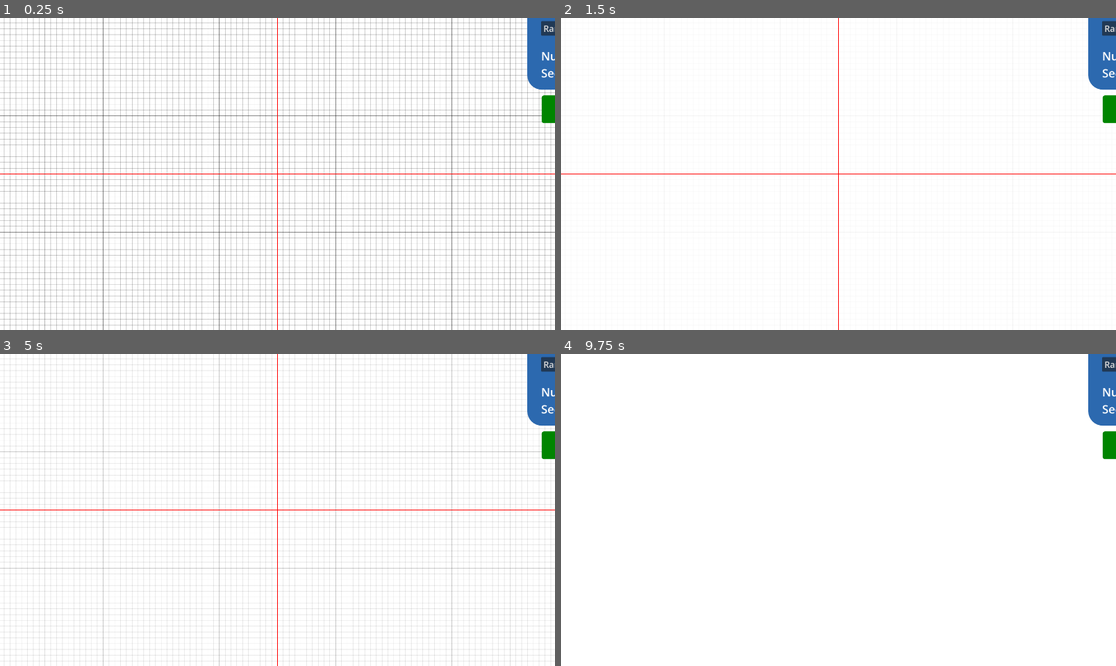
Above: before the commit, frames 1-4 (two rows, left to right).
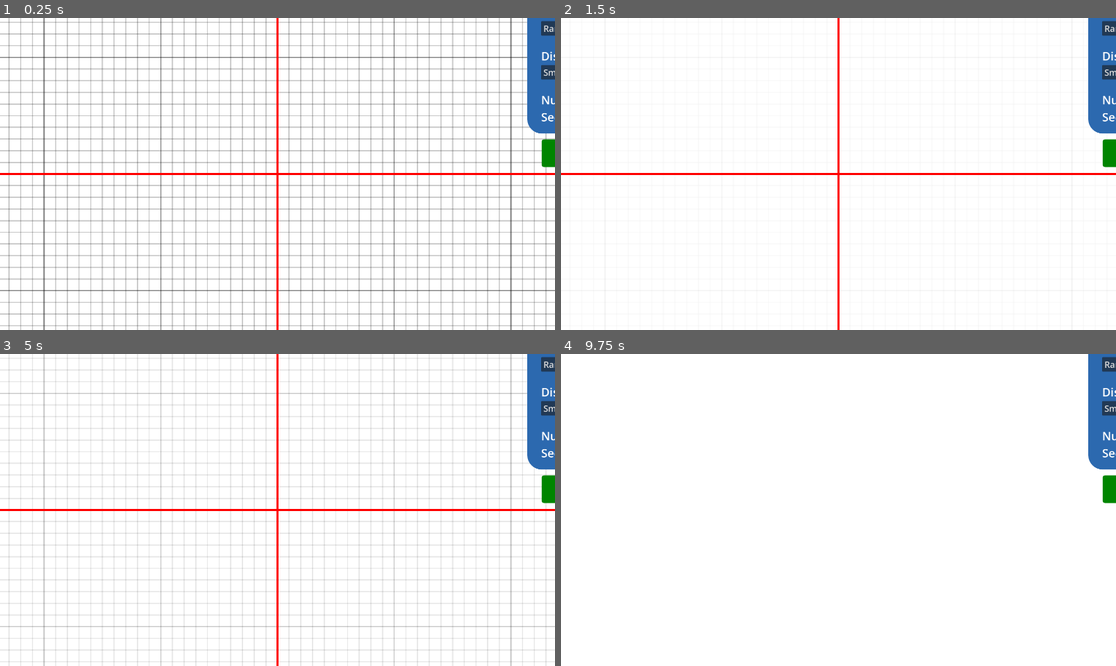
Above: after the commit, the same moments.

Repository: DawoodBhatti/procedural-landscapes
Game: Godot game, scene res://scenes/main.tscn
The game is run twice, just before and just after one commit, with the same random seed, the same clock (stepped at 60 frames per second) and the same inputs.
Inputs (mouse positions are in pixels of both pictures, inside the frame that each line leads up to):
- Up to frame 1 (0.25 s): no input
- Up to frame 2 (1.5 s): tap Enter at 0.5 s; move the mouse to (960, 158) at 0.52 s; hold G (toggle_grid) 0.53-1.25 s; click (960, 158) at 0.67 s; tap Space at 1.25 s; drag from (727, 189) to (810, 236) at 1.27 s
- Up to frame 3 (5 s): tap Enter at 2, 3.5 s; move the mouse to (333, 441) at 2.02 s; hold G (toggle_grid) 2.03-2.75 s; click (333, 441) at 2.17 s; tap Space at 2.75, 4.25 s; drag from (249, 572) to (111, 463) at 2.77 s; move the mouse to (444, 556) at 3.52 s; hold G (toggle_grid) 3.53-4.25 s; click (444, 556) at 3.67 s; drag from (111, 463) to (194, 432) at 4.27 s
- Up to frame 4 (9.75 s): move the mouse to (866, 510) at 5.02 s; hold G (toggle_grid) 5.03-5.75 s; click (866, 510) at 5.17 s; drag from (755, 432) to (727, 525) at 5.77 s; move the mouse to (960, 494) at 6.52 s; hold G (toggle_grid) 6.53-7.25 s; click (960, 494) at 6.67 s; drag from (727, 525) to (810, 572) at 7.27 s; move the mouse to (894, 441) at 8.02 s; hold G (toggle_grid) 8.03-8.75 s; click (894, 441) at 8.17 s; drag from (810, 572) to (672, 463) at 8.77 s; move the mouse to (1005, 556) at 9.52 s; hold G (toggle_grid) from 9.53 s (still down); click (1005, 556) at 9.67 s

The runs differ from the first frame. In frame 1, 26% of the frame differs, in the area x 0-100%, y 0-100%; in frame 2, 1.8%; in frame 3, 4.7%; in frame 4, 1.1%.

Commit message:
zoom display sizing

Diff:
--- a/2d-procedural-gen-pipeline/loading_wheel.gd
+++ b/2d-procedural-gen-pipeline/loading_wheel.gd
@@ -6,10 +6,11 @@
 var spinning := false
 var trail := []
 var stagger : int = 100
+var scale_factor = 1.0
 
 var hue := 0.0
-const MAX_TRAIL_LENGTH := 10
-const HUE_SPEED := 0.0001  # slow fade
+const MAX_TRAIL_LENGTH := 105
+const HUE_SPEED := 0.001  # slow fade
 
 #set load icon to middle of viewport
 func _ready():
@@ -28,7 +29,7 @@
 			hue -= 1.0
 
 		var rad = deg_to_rad(angle)
-		var pos = Vector2(cos(rad), sin(rad)) * radius
+		var pos = Vector2(cos(rad), sin(rad)) * radius * scale_factor/2
 		var color = Color.from_hsv(hue, 1.0, 1.0)
 
 		trail.insert(0, { "pos": pos, "color": color })
@@ -42,7 +43,7 @@
 	for i in range(trail.size()):
 		var alpha = 1.0 - float(i) / MAX_TRAIL_LENGTH
 		var c = trail[i]["color"]
-		draw_circle(trail[i]["pos"], 10, Color(c.r, c.g, c.b, alpha))
+		draw_circle(trail[i]["pos"], 15*scale_factor/2, Color(c.r, c.g, c.b, alpha))
 
 
 func start():
--- /dev/null
+++ b/2d-procedural-gen-pipeline/scenes/dist_areas.gd
@@ -0,0 +1,22 @@
+extends OptionButton
+
+#here we emit signals when different dist options are selected
+#and we also override the default text size for dropdown items
+
+@onready var signals = get_tree().root.get_node("main/SignalManager")
+
+
+func _ready():
+	var popup = get_popup()
+	popup.theme = preload("res://themes/dropdown_theme.tres")  # Use your actual theme path
+
+	# Emit the signal manually for the currently selected item
+	var initial_index = get_selected()
+	_on_item_selected(initial_index)
+
+
+
+func _on_item_selected(index: int) -> void:
+	#print("Item selected:", %DistOptions.get_item_text(index))
+	var selected_item : String = %DistAreas.get_item_text(index)
+	signals.emit_logged("dist_area_selected", selected_item)
--- a/2d-procedural-gen-pipeline/scenes/visual editor.tscn
+++ b/2d-procedural-gen-pipeline/scenes/visual editor.tscn
@@ -1,9 +1,10 @@
-[gd_scene load_steps=9 format=3 uid="uid://ddt3y2gcsslnd"]
+[gd_scene load_steps=10 format=3 uid="uid://ddt3y2gcsslnd"]
 
 [ext_resource type="Script" uid="uid://bghuptbgk8wbb" path="res://scripts/dist_options.gd" id="1_3nhhm"]
 [ext_resource type="Script" uid="uid://ckgw2v8xenr0c" path="res://scripts/generation_options.gd" id="1_5hor1"]
 [ext_resource type="Script" uid="uid://br5ituxfuefnp" path="res://scripts/position_manager.gd" id="1_83eeh"]
 [ext_resource type="Script" uid="uid://26dphkgxkor" path="res://scripts/state_manager.gd" id="3_mpv8h"]
+[ext_resource type="Script" uid="uid://drcam5og3o7gv" path="res://scenes/dist_areas.gd" id="4_83eeh"]
 [ext_resource type="Script" uid="uid://rejciowe8h0t" path="res://scripts/generate_button.gd" id="4_q4a4c"]
 
 [sub_resource type="StyleBoxFlat" id="StyleBoxFlat_fgmrb"]
@@ -76,6 +77,51 @@
 
 [node name="SeedingSegment" type="CanvasLayer" parent="GenerationPanel"]
 unique_name_in_owner = true
+
+[node name="DistributionArea" type="Panel" parent="GenerationPanel/SeedingSegment"]
+anchors_preset = 8
+anchor_left = 0.5
+anchor_top = 0.5
+anchor_right = 0.5
+anchor_bottom = 0.5
+offset_left = 864.0
+offset_top = -452.0
+offset_right = 1376.0
+offset_bottom = -299.0
+grow_horizontal = 2
+grow_vertical = 2
+mouse_filter = 2
+theme_override_styles/panel = SubResource("StyleBoxFlat_5hor1")
+
+[node name="VBoxContainer" type="VBoxContainer" parent="GenerationPanel/SeedingSegment/DistributionArea"]
+layout_mode = 0
+offset_left = 48.0
+offset_top = 16.0
+offset_right = 464.0
+offset_bottom = 136.0
+mouse_filter = 2
+
+[node name="DistributionArea" type="Label" parent="GenerationPanel/SeedingSegment/DistributionArea/VBoxContainer"]
+custom_minimum_size = Vector2(100, 50)
+layout_mode = 2
+mouse_filter = 0
+theme_override_font_sizes/font_size = 40
+text = "Distribution Area:"
+
+[node name="DistAreas" type="OptionButton" parent="GenerationPanel/SeedingSegment/DistributionArea/VBoxContainer"]
+unique_name_in_owner = true
+custom_minimum_size = Vector2(0, 50)
+layout_mode = 2
+theme_override_font_sizes/font_size = 30
+selected = 0
+item_count = 3
+popup/item_0/text = "Small"
+popup/item_0/id = 0
+popup/item_1/text = "Medium"
+popup/item_1/id = 1
+popup/item_2/text = "Large"
+popup/item_2/id = 2
+script = ExtResource("4_83eeh")
 
 [node name="DistributionType" type="Panel" parent="GenerationPanel/SeedingSegment"]
 anchors_preset = 8
@@ -136,9 +182,9 @@
 anchor_right = 0.5
 anchor_bottom = 0.5
 offset_left = 864.0
-offset_top = -452.0
-offset_right = 1376.0
-offset_bottom = -292.0
+offset_top = -300.0
+offset_right = 1376.0
+offset_bottom = -140.0
 grow_horizontal = 2
 grow_vertical = 2
 size_flags_horizontal = 3
@@ -197,9 +243,9 @@
 anchor_right = 0.5
 anchor_bottom = 0.5
 offset_left = 904.0
-offset_top = -276.0
+offset_top = -124.0
 offset_right = 1328.0
-offset_bottom = -180.0
+offset_bottom = -28.0
 grow_horizontal = 2
 grow_vertical = 2
 theme_override_font_sizes/font_size = 40
@@ -207,6 +253,7 @@
 script = ExtResource("4_q4a4c")
 
 [connection signal="item_selected" from="GenerationPanel/GenerationPhase/VBoxContainer/GenOptions" to="GenerationPanel/GenerationPhase/VBoxContainer/GenOptions" method="_on_item_selected"]
+[connection signal="item_selected" from="GenerationPanel/SeedingSegment/DistributionArea/VBoxContainer/DistAreas" to="GenerationPanel/SeedingSegment/DistributionArea/VBoxContainer/DistAreas" method="_on_item_selected"]
 [connection signal="item_selected" from="GenerationPanel/SeedingSegment/DistributionType/VBoxContainer/DistTypes" to="GenerationPanel/SeedingSegment/DistributionType/VBoxContainer/DistTypes" method="_on_item_selected"]
 [connection signal="text_changed" from="GenerationPanel/SeedingSegment/RandomDist/Parameters/Values/NumPoints" to="." method="_on_seed_value_changed"]
 [connection signal="text_changed" from="GenerationPanel/SeedingSegment/RandomDist/Parameters/Values/SeedNum" to="." method="_on_seed_value_changed"]
--- a/2d-procedural-gen-pipeline/scripts/camera_2d.gd
+++ b/2d-procedural-gen-pipeline/scripts/camera_2d.gd
@@ -1,20 +1,26 @@
 # Camera2D.gd
 extends Camera2D
 
+# game nodes #
+@onready var signals = $"../SignalManager"
+
 # --- Zoom settings ---
-const MIN_ZOOM := 0.3           # smaller = zoom in further
-const MAX_ZOOM := 10.0           # larger = zoom out more
+const MIN_ZOOM := 1.035        # smaller = zoom out further
+const MAX_ZOOM := 7.0         # larger = zoom in further
 const ZOOM_FACTOR := 1.15       # per wheel step (>1 zooms out, <1 zooms in)
 const ZOOM_SMOOTH := 0.18       # 0..1, how quickly we approach target zoom
+const START_ZOOM: Vector2 = Vector2(4.038061, 4.038061)
 
 # --- Pan settings ---
-const PAN_SPEED := 900.0        # pixels per second at zoom = 1
+#const PAN_SPEED := 900.0        # pixels per second at zoom = 1
 
-var target_zoom: Vector2 = Vector2(2.011357, 2.011357)
+
+var target_zoom: Vector2 = START_ZOOM
 var dragging := false
 
 # TODO:
 # camera reset with r
+
 
 func _ready() -> void:
 	#center on the global origin
@@ -24,11 +30,15 @@
 	# limit_left = 0; limit_top = 0; limit_right = 4096; limit_bottom = 4096
 
 
+	#adjust camera when distribution size gets set
+	signals.connect("dist_area_selected", _on_dist_area_selected)
+
+
 func _unhandled_input(event: InputEvent) -> void:
 	# --- Mouse wheel zoom ---
 	if event is InputEventMouseButton and event.pressed:
 		if event.button_index == MOUSE_BUTTON_WHEEL_UP:
-			_set_zoom(target_zoom * (ZOOM_FACTOR)) # zoom in
+			_set_zoom(target_zoom * (ZOOM_FACTOR) ) # zoom in
 		elif event.button_index == MOUSE_BUTTON_WHEEL_DOWN:
 			_set_zoom(target_zoom * (1.0 / ZOOM_FACTOR))         # zoom out
 
@@ -41,22 +51,35 @@
 		# event.relative is in screen pixels; divide by zoom for consistent pan speed
 		position -= event.relative / zoom.x
 
+
 func _process(delta: float) -> void:
 	# Smoothly approach target zoom
 	if zoom != target_zoom:
 		zoom = zoom.lerp(target_zoom, ZOOM_SMOOTH)
 
 	# Optional keyboard panning – set actions in Project Settings → Input Map
-	var move := Vector2.ZERO
+	# var move := Vector2.ZERO
 	# Example:
 	# if Input.is_action_pressed("camera_left"):  move.x -= 1
 	# if Input.is_action_pressed("camera_right"): move.x += 1
 	# if Input.is_action_pressed("camera_up"):    move.y -= 1
 	# if Input.is_action_pressed("camera_down"):  move.y += 1
 
-	if move != Vector2.ZERO:
-		position += move.normalized() * (PAN_SPEED * delta) / zoom.x
+	#if move != Vector2.ZERO:
+	#	position += move.normalized() * (PAN_SPEED * delta) / zoom.x
+
 
 func _set_zoom(next: Vector2) -> void:
 	var z := clampf(next.x, MIN_ZOOM, MAX_ZOOM)
 	target_zoom = Vector2(z, z)
+	print(target_zoom)
+	signals.emit_logged("zoom_changed", target_zoom.x/START_ZOOM.x)
+
+
+func _on_dist_area_selected (size: String) -> void:
+	if size == "Small":
+		_set_zoom(Vector2(4.038061, 4.038061))
+	elif size == "Medium":
+		_set_zoom(Vector2(2.65509, 2.65509))
+	elif size == "Large":
+		_set_zoom(Vector2(1.977137, 1.977137))
--- a/2d-procedural-gen-pipeline/scripts/generate_button.gd
+++ b/2d-procedural-gen-pipeline/scripts/generate_button.gd
@@ -12,6 +12,9 @@
 
 func _apply_go_button_style() -> void:
 	theme = null
+
+	#disables grey outline that shows when clicked
+	focus_mode = Control.FOCUS_NONE
 
 	var green_bg := Color("#008500")       # Semi-transparent dark green background
 	var green_text := Color("#008500")     # Semi-transparent bright green text
--- a/2d-procedural-gen-pipeline/scripts/grid.gd
+++ b/2d-procedural-gen-pipeline/scripts/grid.gd
@@ -15,6 +15,11 @@
 
 # Major line frequency (every N tiles draw a stronger line)
 const MAJOR_LINE_EVERY : int = 10
+
+
+#TODO: we want to draw the major axis differently depending on the zoom level
+#TODO: muck around with this....
+
 
 #we draw the grid in 4 quadrants from the origin to avoid offset issues
 func _draw() -> void:
--- a/2d-procedural-gen-pipeline/scripts/signal_manager.gd
+++ b/2d-procedural-gen-pipeline/scripts/signal_manager.gd
@@ -5,9 +5,14 @@
 
 var signal_detail : int = 0
 
+## UI panel signals
 signal gen_phase_selected(new_phase: String)
 signal dist_type_selected(new_phase: String)
+signal dist_area_selected(new_phase: String)
 signal rand_dist_requested(num_points: int, seed_num: int)
+
+## UI camera signals
+signal zoom_changed(new_zoom: float)
 
 # ----------------------------
 # 📣 Emit wrapper with optional debug logging
--- a/2d-procedural-gen-pipeline/scripts/state_manager.gd
+++ b/2d-procedural-gen-pipeline/scripts/state_manager.gd
@@ -16,6 +16,7 @@
 # Optional: define known phases and sub-phases for validation or UI logic
 const GEN_PHASES = ["Seeding", "Connecting", "Other"]
 const SUB_PHASES = ["Random", "Fibonacci", "Poisson Disk", "Halton Sequence", "Circular"]
+
 
 func _ready() -> void:
 	signals.gen_phase_selected.connect(_on_gen_phase_selected)
--- a/2d-procedural-gen-pipeline/scripts/visual_effects_manager.gd
+++ b/2d-procedural-gen-pipeline/scripts/visual_effects_manager.gd
@@ -1,19 +1,26 @@
 extends Node2D
 
 @onready var loading_wheel = $LoadingWheel
-
-#this class manages on screen effects. maybe this will also manage the animations?
-
+@onready var signals = $"../SignalManager"
 
 func _ready() -> void:
 	#offsets to set to the center
 	loading_wheel.position = Vector2(0,0)
+	signals.zoom_changed.connect(_on_zoom_changed)
 
+
+func _on_zoom_changed(zoom : float):
+	print("new zoom received:", zoom)
+	_adjust_component_zoom(zoom)
+
+
+func _adjust_component_zoom(zoom : float):
+	#inverted because values between 0 and 1 represent zooming out and thus scren effects need to be made bigger
+	loading_wheel.scale_factor = 1/zoom
 
 ## public APIs ##
 func start_loading_wheel() -> void:
 	loading_wheel.start()
 
-
 func stop_loading_wheel() -> void:
 	loading_wheel.stop()
Not shown, added: 2d-procedural-gen-pipeline/scenes/dist_areas.gd.uid
